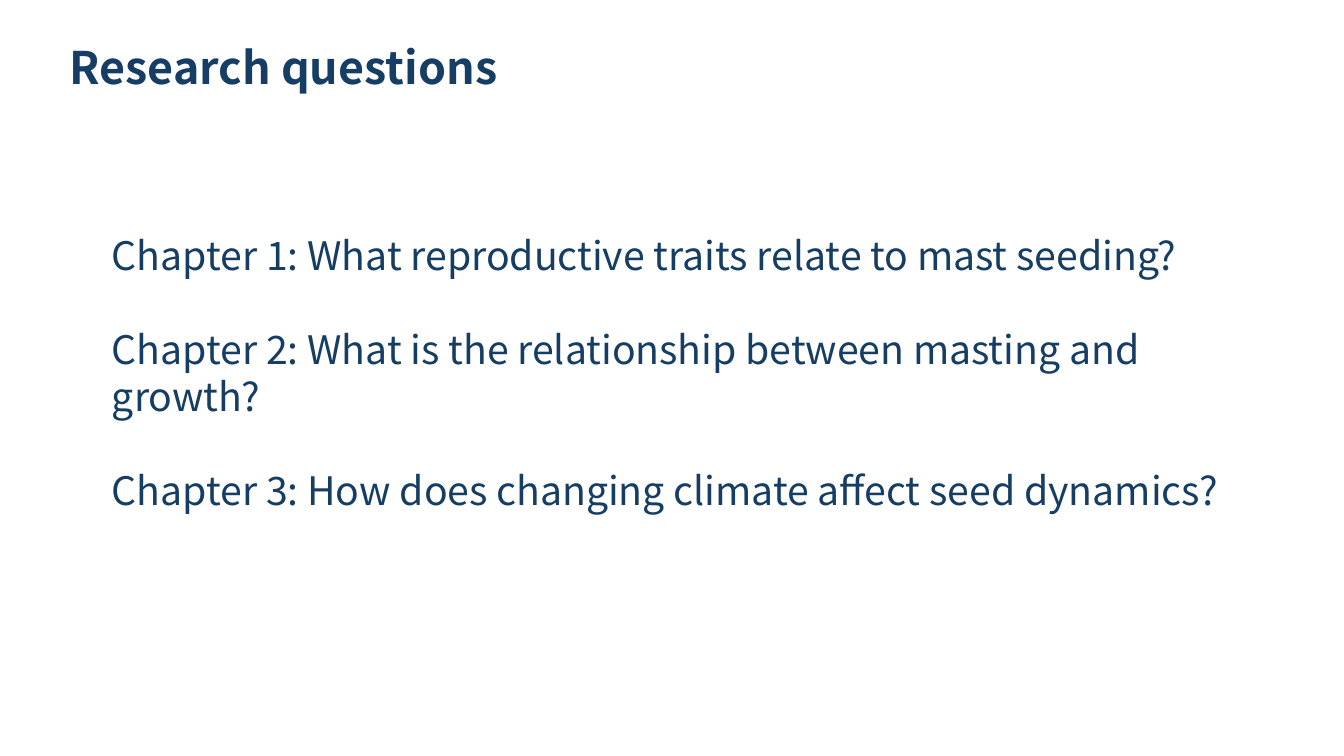
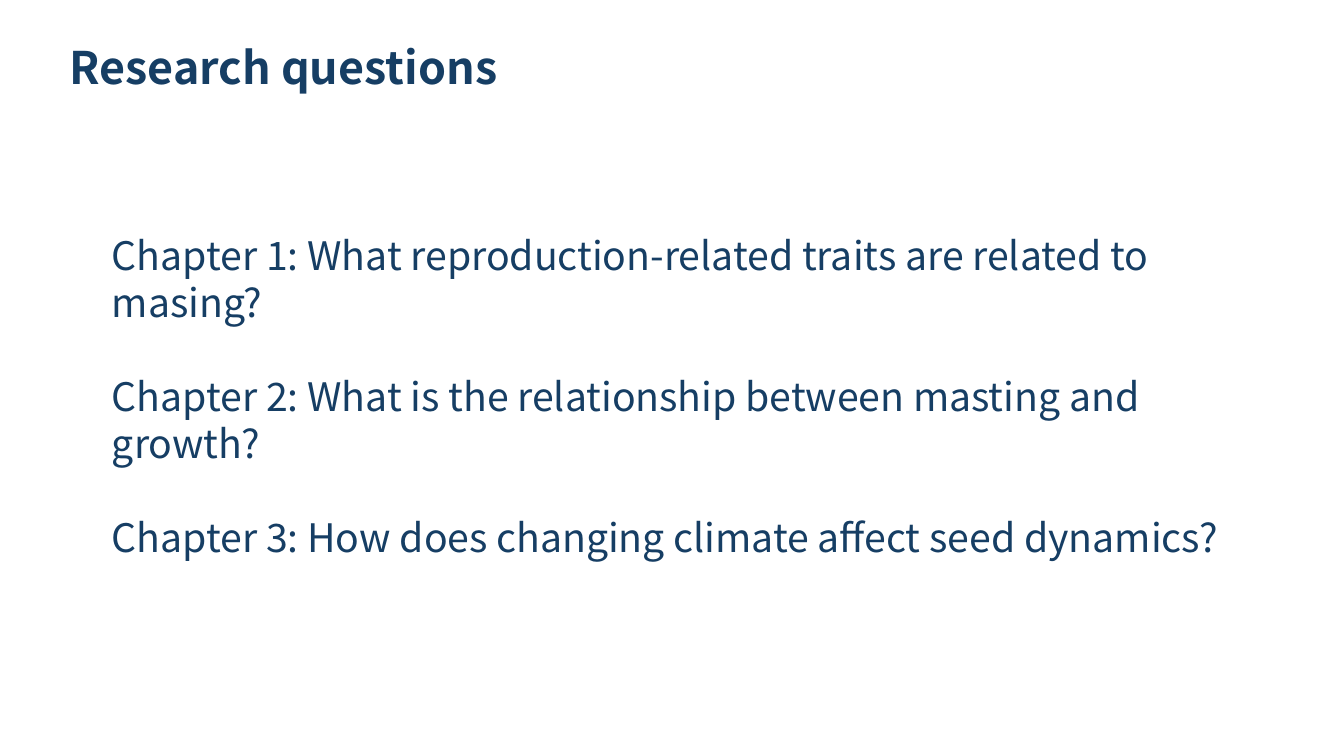
Before and after one commit to wangxm-forest/PhD, a slide deck: slide 5 of committee/secondCommitteeMeeting.pptx. Drawn at 1344x756 pixels with LibreOffice and Linux fonts; fonts in the diff are those of the drawing; background and template pictures are left out. Boxes give left, top, right and bottom in pixels: in the first picture for what was removed or moved away, otherwise in the second. Text is boxed around its words. In the diff, an @@ line names an element or a change of style, - is before the commit and + after.

```diff
--- a/committee/secondCommitteeMeeting.pptx
+++ b/committee/secondCommitteeMeeting.pptx
@@ rectangle at [39,41,1306,714]: fill #FFFFFF at 75% opacity to #FFFFFF at 90% opacity @@
@@ text at [112,238,1148,327]: text changed @@
-Chapter 1: What reproductive traits relate to mast seeding?
+Chapter 1: What reproduction-related traits are related to masing?
```
Also in this commit, not shown: 14 other slides changed, 4 slides added, 1 other file.
